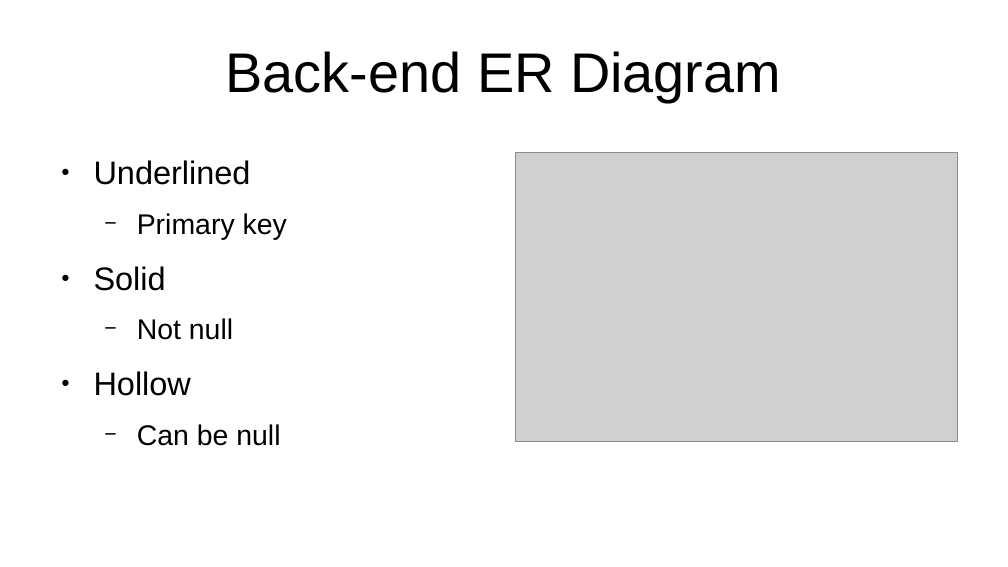
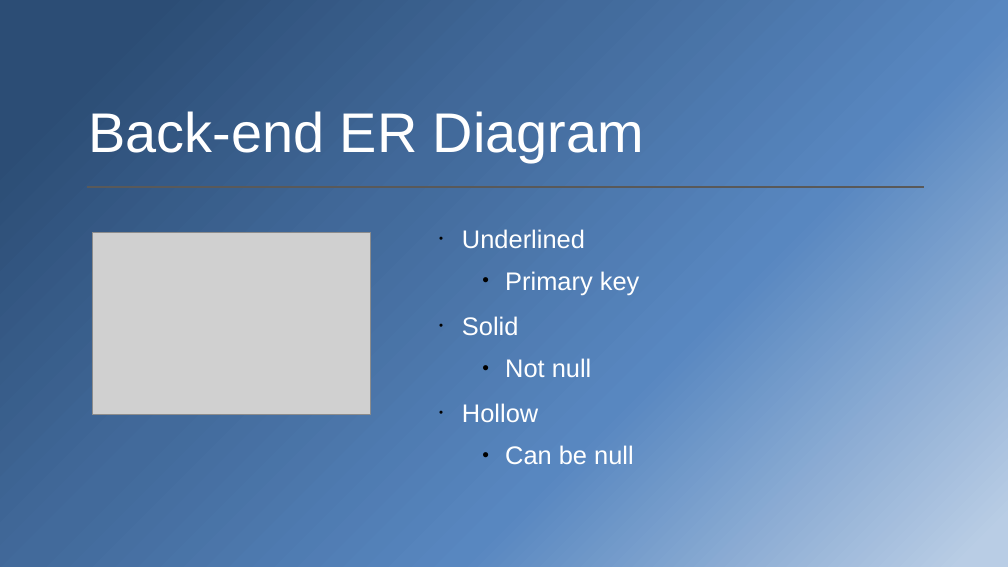
Before and after one commit to tkudryn/cs450-final, a slide deck: slide 19 of final/presentation.pptx (slide 14 before the commit). Drawn at 1008x567 pixels with LibreOffice and Linux fonts; fonts in the diff are those of the drawing; grey boxes stand for pictures. Boxes give left, top, right and bottom in pixels: in the first picture for what was removed or moved away, otherwise in the second. Text is boxed around its words. In the diff, an @@ line names an element or a change of style, - is before the commit and + after.

```diff
--- a/final/presentation.pptx
+++ b/final/presentation.pptx
@@ background #FFFFFF to gradient #B9CDE5 to #5887C0 to #426A9B to #2C4D75 @@
@@ text "Back-end ER Diagram": place and size @@
-text "Back-end ER Diagram" at [226,51,781,102]
+text "Back-end ER Diagram" at [89,111,644,162]
@@ text "Back-end ER Diagram" at [89,111,644,162]: text colour #000000 to #FFFFFF; alignment centre to left; line spacing 1 to 0.9; more space between paragraphs; vertical alignment middle to bottom @@
@@ line added from (87, 188) to (924, 188), #595959 1.25 pt @@
@@ picture: place and size @@
-picture at [515,153,958,442]
+picture at [92,232,370,414]
@@ text "Underlined": place and size @@
-text "Underlined" at [94,160,287,446]
+text "Underlined" at [462,229,640,464]
@@ text "Underlined" at [462,229,640,464]: size 25.6 to 20 pt in "Underlined", "Solid", "Hollow"; text colour #000000 to #FFFFFF; size 22.4 to 20 pt in "Primary key", "Not null", "Can be null"; bullet ● to •; line spacing 1 to 0.9; bullet − to • @@
```
Also in this commit, not shown: 7 other slides changed, 7 slides added, 2 slides removed, 3 other files.
